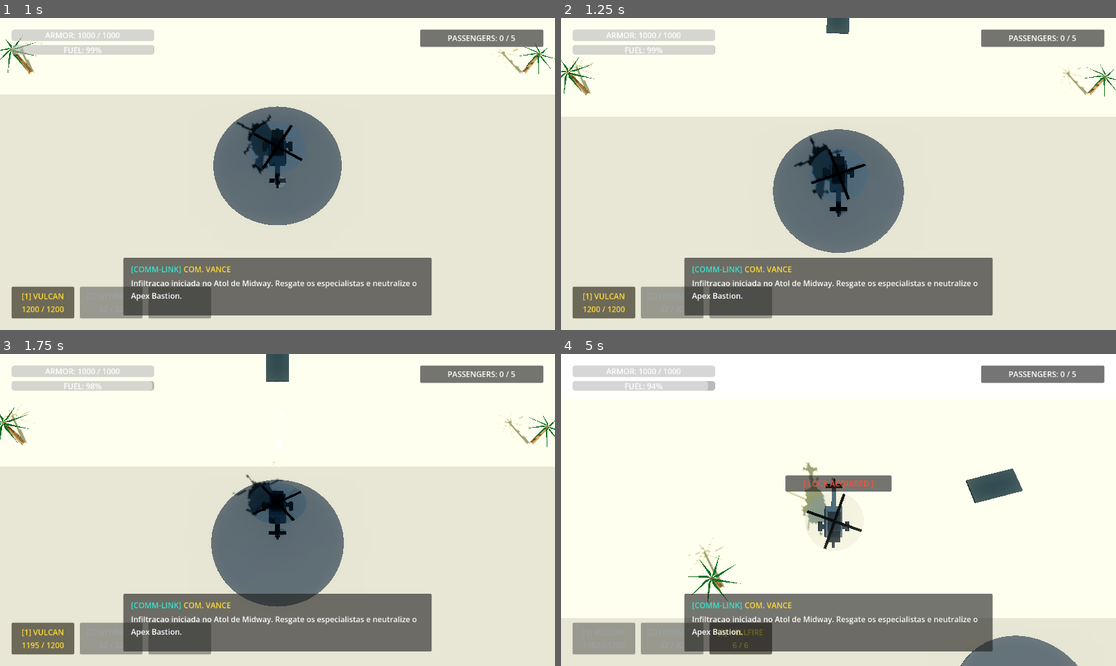
Above: before the commit, frames 1-4 (two rows, left to right).
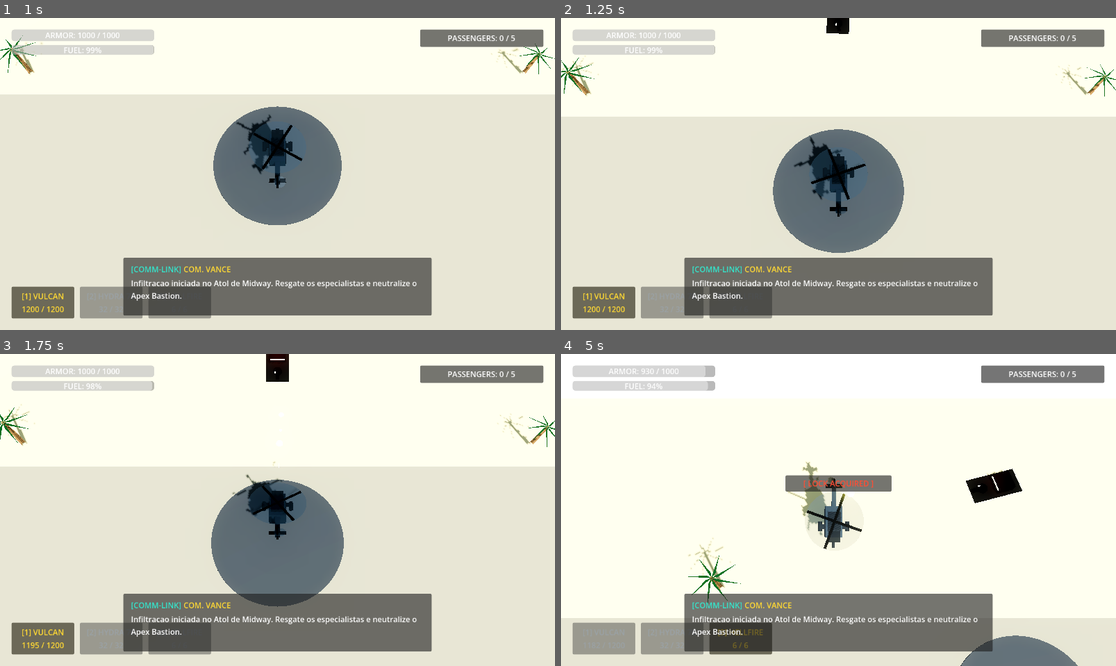
Above: after the commit, the same moments.

Repository: alexcamargos/BlackoutStrike
Game: Godot game, scene res://scenes/core/main.tscn
The game is run twice, just before and just after one commit, with the same random seed, the same clock (stepped at 60 frames per second) and the same inputs.
Inputs (mouse positions are in pixels of both pictures, inside the frame that each line leads up to):
- Up to frame 1 (1 s): click "INICIAR INCURSAO" at 0.5 s
- Up to frame 2 (1.25 s): no input
- Up to frame 3 (1.75 s): tap Enter at 1.25 s; move the mouse to (249, 572) at 1.27 s; press the mouse at (249, 572) at 1.28 s; hold W (move_north) from 1.28 s (still down)
- Up to frame 4 (5 s): release W (move_north) at 2 s; release the mouse at (810, 572) at 2 s; drag from (1005, 556) to (810, 572) at 2.02 s; move the mouse to (672, 463) at 2.77 s; hold A (move_west) 2.78-3.5 s; tap 1 (weapon_slot_1) at 2.85 s; drag from (866, 510) to (672, 463) at 3.52 s; move the mouse to (755, 432) at 4.27 s; hold S (move_south) from 4.28 s (still down); tap 3 (weapon_slot_3) at 4.35 s

Frame 1 is identical in both runs. In frame 2, 0.2% of the frame differs, in the area x 47-52%, y 0-6%; in frame 3, 0.4%; in frame 4, 0.9%, in the area x 8-84%, y 3-49%.

Commit message:
feat(enemies): implementar malhas modulares de lancha e blindado leve

Diff:
--- a/scenes/entities/enemies/light_tank_ifv.tscn
+++ b/scenes/entities/enemies/light_tank_ifv.tscn
@@ -7,14 +7,49 @@
 [sub_resource type="BoxShape3D" id="BoxShape3D_hitbox"]
 size = Vector3(2.8, 1.6, 4.5)
 
-[sub_resource type="StandardMaterial3D" id="StandardMaterial3D_tank"]
-albedo_color = Color(0.22, 0.25, 0.2, 1)
-metallic = 0.6
-roughness = 0.5
+[sub_resource type="StandardMaterial3D" id="StandardMaterial3D_antracite"]
+albedo_color = Color(0.121569, 0.133333, 0.14902, 1)
+metallic = 0.8
+roughness = 0.28
 
-[sub_resource type="BoxMesh" id="BoxMesh_tank_hull"]
-material = SubResource("StandardMaterial3D_tank")
-size = Vector3(2.6, 1.4, 4.2)
+[sub_resource type="StandardMaterial3D" id="StandardMaterial3D_dark_metal"]
+albedo_color = Color(0.08, 0.09, 0.11, 1)
+metallic = 0.85
+roughness = 0.2
+
+[sub_resource type="StandardMaterial3D" id="StandardMaterial3D_emissive_red"]
+albedo_color = Color(0.85098, 0.219608, 0.117647, 1)
+emission_enabled = true
+emission = Color(0.85098, 0.219608, 0.117647, 1)
+emission_energy_multiplier = 3.5
+
+[sub_resource type="BoxMesh" id="BoxMesh_chassis"]
+material = SubResource("StandardMaterial3D_antracite")
+size = Vector3(2.4, 0.75, 4.2)
+
+[sub_resource type="BoxMesh" id="BoxMesh_track"]
+material = SubResource("StandardMaterial3D_dark_metal")
+size = Vector3(0.45, 0.65, 4.3)
+
+[sub_resource type="BoxMesh" id="BoxMesh_turret_bustle"]
+material = SubResource("StandardMaterial3D_antracite")
+size = Vector3(1.5, 0.55, 1.7)
+
+[sub_resource type="CylinderMesh" id="CylinderMesh_cannon_barrel"]
+material = SubResource("StandardMaterial3D_dark_metal")
+top_radius = 0.08
+bottom_radius = 0.09
+height = 2.0
+
+[sub_resource type="BoxMesh" id="BoxMesh_gun_mantle"]
+material = SubResource("StandardMaterial3D_dark_metal")
+size = Vector3(0.5, 0.35, 0.4)
+
+[sub_resource type="CylinderMesh" id="CylinderMesh_optic"]
+material = SubResource("StandardMaterial3D_emissive_red")
+top_radius = 0.1
+bottom_radius = 0.1
+height = 0.15
 
 [node name="LightTankIFV" type="CharacterBody3D" groups=["enemies", "ground_enemies"]]
 collision_layer = 4
@@ -24,9 +59,42 @@
 transform = Transform3D(1, 0, 0, 0, 1, 0, 0, 0, 1, 0, 0.8, 0)
 shape = SubResource("BoxShape3D_hitbox")
 
-[node name="MeshInstance3D" type="MeshInstance3D" parent="."]
-transform = Transform3D(1, 0, 0, 0, 1, 0, 0, 0, 1, 0, 0.7, 0)
-mesh = SubResource("BoxMesh_tank_hull")
+[node name="ModelContainer" type="Node3D" parent="."]
+transform = Transform3D(1, 0, 0, 0, 1, 0, 0, 0, 1, 0, 0.35, 0)
+
+[node name="ChassisMesh" type="MeshInstance3D" parent="ModelContainer"]
+transform = Transform3D(1, 0, 0, 0, 1, 0, 0, 0, 1, 0, 0.25, 0)
+mesh = SubResource("BoxMesh_chassis")
+
+[node name="TrackLeft" type="MeshInstance3D" parent="ModelContainer"]
+transform = Transform3D(1, 0, 0, 0, 1, 0, 0, 0, 1, -1.2, 0.05, 0)
+mesh = SubResource("BoxMesh_track")
+
+[node name="TrackRight" type="MeshInstance3D" parent="ModelContainer"]
+transform = Transform3D(1, 0, 0, 0, 1, 0, 0, 0, 1, 1.2, 0.05, 0)
+mesh = SubResource("BoxMesh_track")
+
+[node name="Turret" type="Node3D" parent="."]
+transform = Transform3D(1, 0, 0, 0, 1, 0, 0, 0, 1, 0, 0.95, -0.2)
+
+[node name="TurretBustle" type="MeshInstance3D" parent="Turret"]
+transform = Transform3D(1, 0, 0, 0, 1, 0, 0, 0, 1, 0, 0.25, 0)
+mesh = SubResource("BoxMesh_turret_bustle")
+
+[node name="GunMantle" type="MeshInstance3D" parent="Turret"]
+transform = Transform3D(1, 0, 0, 0, 1, 0, 0, 0, 1, 0, 0.28, -0.85)
+mesh = SubResource("BoxMesh_gun_mantle")
+
+[node name="AutocannonBarrel" type="MeshInstance3D" parent="Turret"]
+transform = Transform3D(1, 0, 0, 0, -4.37114e-08, -1, 0, 1, -4.37114e-08, 0, 0.28, -1.8)
+mesh = SubResource("CylinderMesh_cannon_barrel")
+
+[node name="CommanderOptic" type="MeshInstance3D" parent="Turret"]
+transform = Transform3D(1, 0, 0, 0, 1, 0, 0, 0, 1, 0.45, 0.58, -0.2)
+mesh = SubResource("CylinderMesh_optic")
+
+[node name="Muzzle" type="Marker3D" parent="Turret"]
+transform = Transform3D(1, 0, 0, 0, 1, 0, 0, 0, 1, 0, 0.28, -2.85)
 
 [node name="HealthComponent" type="Node" parent="."]
 script = ExtResource("1_health")
--- a/scenes/entities/enemies/patrol_boat.tscn
+++ b/scenes/entities/enemies/patrol_boat.tscn
@@ -7,14 +7,53 @@
 [sub_resource type="BoxShape3D" id="BoxShape3D_hitbox"]
 size = Vector3(2.5, 1.2, 5.0)
 
-[sub_resource type="StandardMaterial3D" id="StandardMaterial3D_boat"]
-albedo_color = Color(0.2, 0.25, 0.28, 1)
-metallic = 0.5
-roughness = 0.4
+[sub_resource type="StandardMaterial3D" id="StandardMaterial3D_antracite"]
+albedo_color = Color(0.121569, 0.133333, 0.14902, 1)
+metallic = 0.75
+roughness = 0.32
 
-[sub_resource type="BoxMesh" id="BoxMesh_boat_hull"]
-material = SubResource("StandardMaterial3D_boat")
-size = Vector3(2.4, 1.0, 4.8)
+[sub_resource type="StandardMaterial3D" id="StandardMaterial3D_dark_metal"]
+albedo_color = Color(0.08, 0.09, 0.11, 1)
+metallic = 0.85
+roughness = 0.2
+
+[sub_resource type="StandardMaterial3D" id="StandardMaterial3D_emissive_red"]
+albedo_color = Color(0.85098, 0.219608, 0.117647, 1)
+emission_enabled = true
+emission = Color(0.85098, 0.219608, 0.117647, 1)
+emission_energy_multiplier = 3.5
+
+[sub_resource type="BoxMesh" id="BoxMesh_hull"]
+material = SubResource("StandardMaterial3D_antracite")
+size = Vector3(2.4, 0.85, 4.8)
+
+[sub_resource type="BoxMesh" id="BoxMesh_bridge"]
+material = SubResource("StandardMaterial3D_dark_metal")
+size = Vector3(1.7, 0.85, 1.6)
+
+[sub_resource type="BoxMesh" id="BoxMesh_bridge_visor"]
+material = SubResource("StandardMaterial3D_emissive_red")
+size = Vector3(1.5, 0.15, 0.1)
+
+[sub_resource type="CylinderMesh" id="CylinderMesh_radar_mast"]
+material = SubResource("StandardMaterial3D_dark_metal")
+top_radius = 0.05
+bottom_radius = 0.07
+height = 0.9
+
+[sub_resource type="CylinderMesh" id="CylinderMesh_turret_base"]
+material = SubResource("StandardMaterial3D_dark_metal")
+top_radius = 0.45
+bottom_radius = 0.5
+height = 0.3
+
+[sub_resource type="BoxMesh" id="BoxMesh_gun_barrels"]
+material = SubResource("StandardMaterial3D_dark_metal")
+size = Vector3(0.35, 0.16, 1.2)
+
+[sub_resource type="BoxMesh" id="BoxMesh_laser_optic"]
+material = SubResource("StandardMaterial3D_emissive_red")
+size = Vector3(0.12, 0.12, 0.2)
 
 [node name="PatrolBoat" type="CharacterBody3D" groups=["enemies", "ground_enemies"]]
 collision_layer = 4
@@ -24,9 +63,40 @@
 transform = Transform3D(1, 0, 0, 0, 1, 0, 0, 0, 1, 0, 0.5, 0)
 shape = SubResource("BoxShape3D_hitbox")
 
-[node name="MeshInstance3D" type="MeshInstance3D" parent="."]
-transform = Transform3D(1, 0, 0, 0, 1, 0, 0, 0, 1, 0, 0.5, 0)
-mesh = SubResource("BoxMesh_boat_hull")
+[node name="ModelContainer" type="Node3D" parent="."]
+transform = Transform3D(1, 0, 0, 0, 1, 0, 0, 0, 1, 0, 0.45, 0)
+
+[node name="HullMesh" type="MeshInstance3D" parent="ModelContainer"]
+mesh = SubResource("BoxMesh_hull")
+
+[node name="CabinBridge" type="MeshInstance3D" parent="ModelContainer"]
+transform = Transform3D(1, 0, 0, 0, 1, 0, 0, 0, 1, 0, 0.75, 0.8)
+mesh = SubResource("BoxMesh_bridge")
+
+[node name="BridgeOptics" type="MeshInstance3D" parent="ModelContainer/CabinBridge"]
+transform = Transform3D(1, 0, 0, 0, 1, 0, 0, 0, 1, 0, 0.2, -0.82)
+mesh = SubResource("BoxMesh_bridge_visor")
+
+[node name="RadarMast" type="MeshInstance3D" parent="ModelContainer/CabinBridge"]
+transform = Transform3D(1, 0, 0, 0, 1, 0, 0, 0, 1, 0, 0.85, 0.2)
+mesh = SubResource("CylinderMesh_radar_mast")
+
+[node name="Turret" type="Node3D" parent="."]
+transform = Transform3D(1, 0, 0, 0, 1, 0, 0, 0, 1, 0, 0.95, -1.2)
+
+[node name="TurretBase" type="MeshInstance3D" parent="Turret"]
+mesh = SubResource("CylinderMesh_turret_base")
+
+[node name="TwinBarrels" type="MeshInstance3D" parent="Turret"]
+transform = Transform3D(1, 0, 0, 0, 1, 0, 0, 0, 1, 0, 0.2, -0.55)
+mesh = SubResource("BoxMesh_gun_barrels")
+
+[node name="TargetingOptic" type="MeshInstance3D" parent="Turret"]
+transform = Transform3D(1, 0, 0, 0, 1, 0, 0, 0, 1, 0.25, 0.25, -0.3)
+mesh = SubResource("BoxMesh_laser_optic")
+
+[node name="Muzzle" type="Marker3D" parent="Turret"]
+transform = Transform3D(1, 0, 0, 0, 1, 0, 0, 0, 1, 0, 0.2, -1.25)
 
 [node name="HealthComponent" type="Node" parent="."]
 script = ExtResource("1_health")
Not shown: 1 places in scenes/entities/enemies/light_tank_ifv.tscn that only renumber resources
Not shown: 1 places in scenes/entities/enemies/patrol_boat.tscn that only renumber resources
